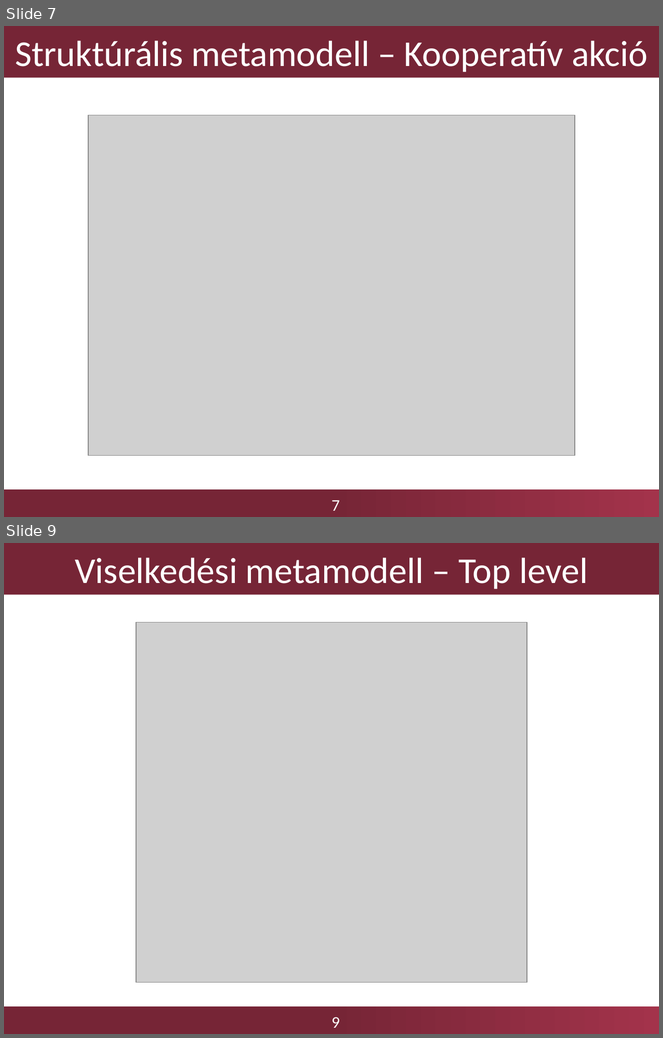
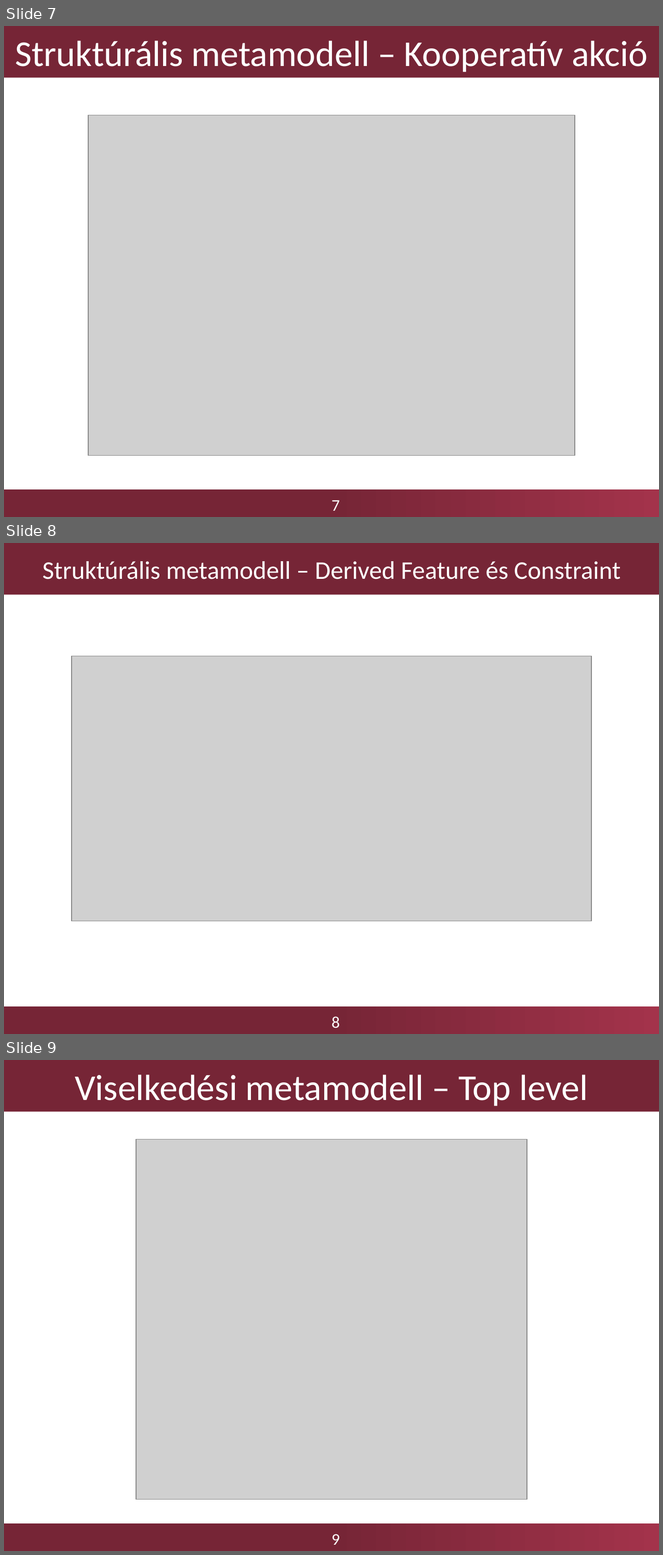
Before and after one commit to FTSRG-MDSD/MDSD-2016-kortargyalo, a slide deck: Presentations/01/mdsd1.pptx. Shown one above the other, each under a label of ours: slides 7 and 9 before the commit, slides 7, 8 and 9 after it; the slides between them are not shown. The pictures are 663x1038 and 663x1555 pixels, drawn with LibreOffice and Linux fonts; fonts in the diff are those of the drawing; grey boxes stand for pictures; background and template pictures are left out. Boxes give left, top, right and bottom in pixels: in the first picture for what was removed or moved away, otherwise in the second. Text is boxed around its words. In the diff, an @@ line names an element or a change of style, - is before the commit and + after.

Commit message:
More images and patterns added to the first presentation

```diff
--- a/Presentations/01/mdsd1.pptx
+++ b/Presentations/01/mdsd1.pptx
@@ slide 8 added at box(4, 543, 659, 1034), background #FFFFFF; not listed: 2 template elements that a slide beside it also shows @@
@@ title added at box(4, 543, 659, 595), fill #762536, 28 pt, text #FFFFFF @@
+Struktúrális metamodell – Derived Feature és Constraint
@@ picture added at box(72, 656, 592, 921) @@
```
Also in this commit, not shown: 3 other slides added, 2 slides removed, 18 other files.
